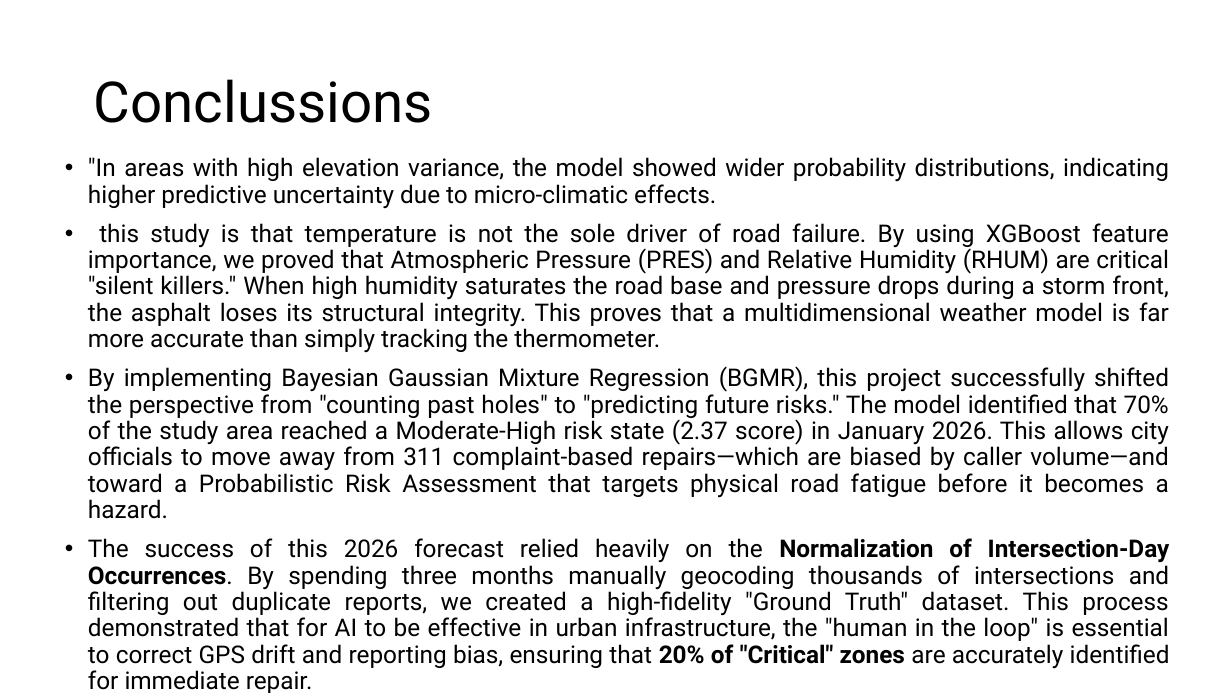
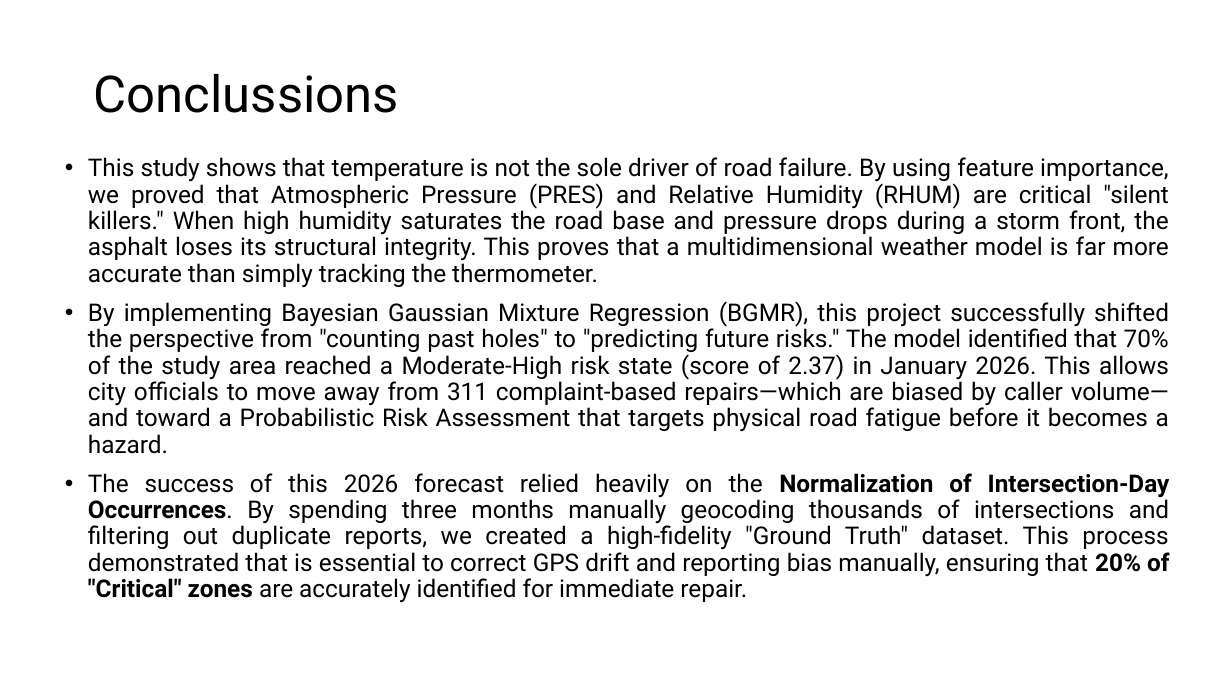
Before and after one commit to datapixer/Pothole_Toronto_2025, a slide deck: slide 12 of Pothole Graphs.pptx (slide 11 before the commit). Drawn at 1232x693 pixels with LibreOffice and Linux fonts; fonts in the diff are those of the drawing. Boxes give left, top, right and bottom in pixels: in the first picture for what was removed or moved away, otherwise in the second. Text is boxed around its words. In the diff, an @@ line names an element or a change of style, - is before the commit and + after.

```diff
--- a/Pothole Graphs.pptx
+++ b/Pothole Graphs.pptx
@@ title "Conclussions" at [94,74,399,113]: size 44 to 39.6 pt @@
@@ text at [88,157,1170,603]: text changed @@
-• "In areas with high elevation variance, the model showed wider probability distributions, indicating higher predictive uncertainty due to micro-climatic effects.
-• this study is that temperature is not the sole driver of road failure. By using XGBoost feature importance, we proved that Atmospheric Pressure (PRES) and Relative Humidity (RHUM) are critical "silent killers." When high humidity saturates the road base and pressure drops during a storm front, the asphalt loses its structural integrity. This proves that a multidimensional weather model is far more accurate than simply tracking the thermometer.
-• By implementing Bayesian Gaussian Mixture Regression (BGMR), this project successfully shifted the perspective from "counting past holes" to "predicting future risks." The model identified that 70% of the study area reached a Moderate-High risk state (2.37 score) in January 2026. This allows city officials to move away from 311 complaint-based repairs—which are biased by caller volume—and toward a Probabilistic Risk Assessment that targets physical road fatigue before it becomes a hazard.
-• The success of this 2026 forecast relied heavily on the Normalization of Intersection-Day Occurrences. By spending three months manually geocoding thousands of intersections and filtering out duplicate reports, we created a high-fidelity "Ground Truth" dataset. This process demonstrated that for AI to be effective in urban infrastructure, the "human in the loop" is essential to correct GPS drift and reporting bias, ensuring that 20% of "Critical" zones are accurately identified for immediate repair.
+• This study shows that temperature is not the sole driver of road failure. By using feature importance, we proved that Atmospheric Pressure (PRES) and Relative Humidity (RHUM) are critical "silent killers." When high humidity saturates the road base and pressure drops during a storm front, the asphalt loses its structural integrity. This proves that a multidimensional weather model is far more accurate than simply tracking the thermometer.
+• By implementing Bayesian Gaussian Mixture Regression (BGMR), this project successfully shifted the perspective from "counting past holes" to "predicting future risks." The model identified that 70% of the study area reached a Moderate-High risk state (score of 2.37) in January 2026. This allows city officials to move away from 311 complaint-based repairs—which are biased by caller volume—and toward a Probabilistic Risk Assessment that targets physical road fatigue before it becomes a hazard.
+• The success of this 2026 forecast relied heavily on the Normalization of Intersection-Day Occurrences. By spending three months manually geocoding thousands of intersections and filtering out duplicate reports, we created a high-fidelity "Ground Truth" dataset. This process demonstrated that is essential to correct GPS drift and reporting bias manually, ensuring that 20% of "Critical" zones are accurately identified for immediate repair.
```
Also in this commit, not shown: 3 other slides changed, 1 slide added.
